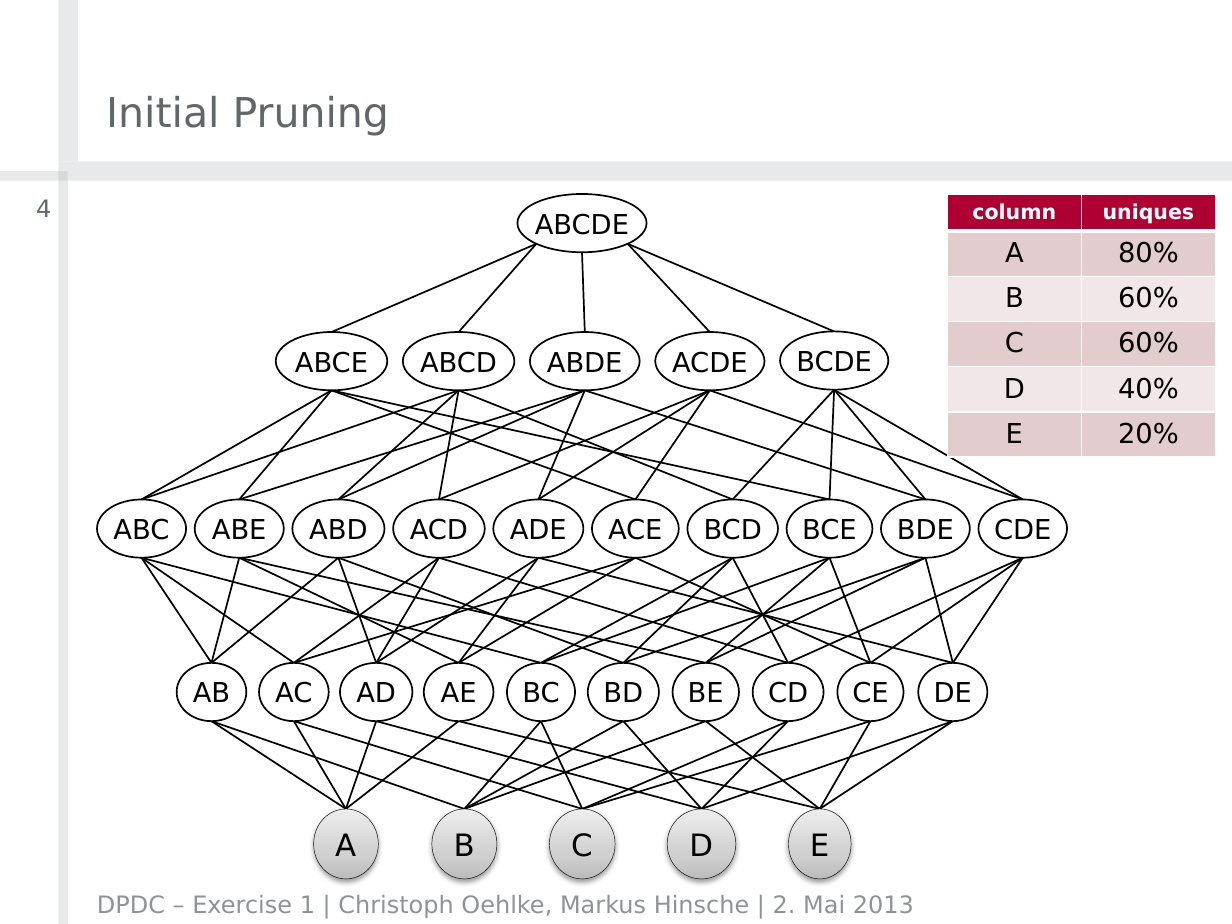
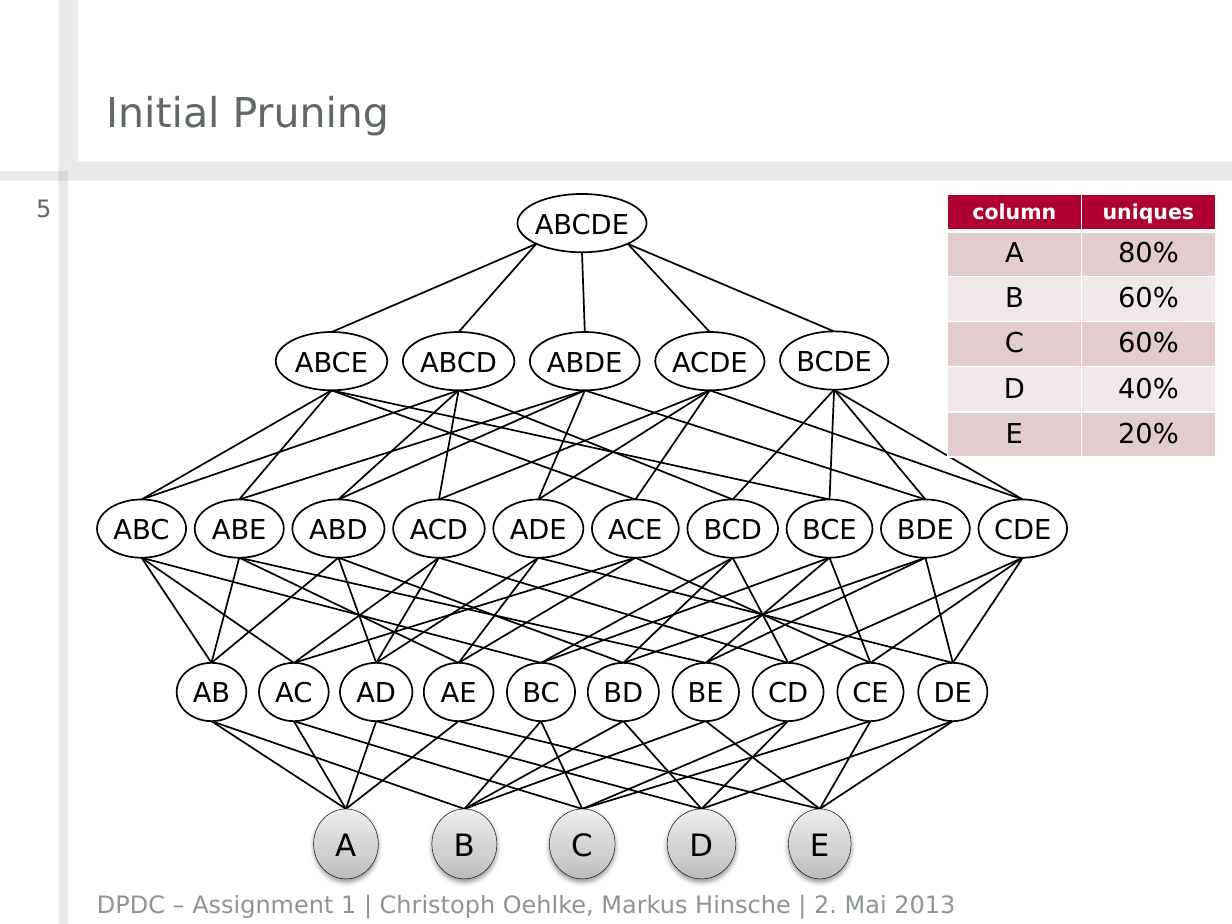
Before and after one commit to crizzy/dpdc-exercises, a slide deck: slide 5 of exercise1/DPDCAssignment1ChristophOehlkeMarkusHinsche.pptx (slide 4 before the commit). Drawn at 1232x924 pixels with LibreOffice and Linux fonts; fonts in the diff are those of the drawing; background and template pictures are left out. Boxes give left, top, right and bottom in pixels: in the first picture for what was removed or moved away, otherwise in the second. Text is boxed around its words. In the diff, an @@ line names an element or a change of style, - is before the commit and + after.

```diff
--- a/exercise1/DPDCAssignment1ChristophOehlkeMarkusHinsche.pptx
+++ b/exercise1/DPDCAssignment1ChristophOehlkeMarkusHinsche.pptx
@@ page number at (36,199,51,218): text changed @@
-4
+5
@@ text at (97,895,955,918): text changed @@
-DPDC – Exercise 1 | Christoph Oehlke, Markus Hinsche | 2. Mai 2013
+DPDC – Assignment 1 | Christoph Oehlke, Markus Hinsche | 2. Mai 2013
```
Also in this commit, not shown: 9 other slides changed, 4 slides added.
